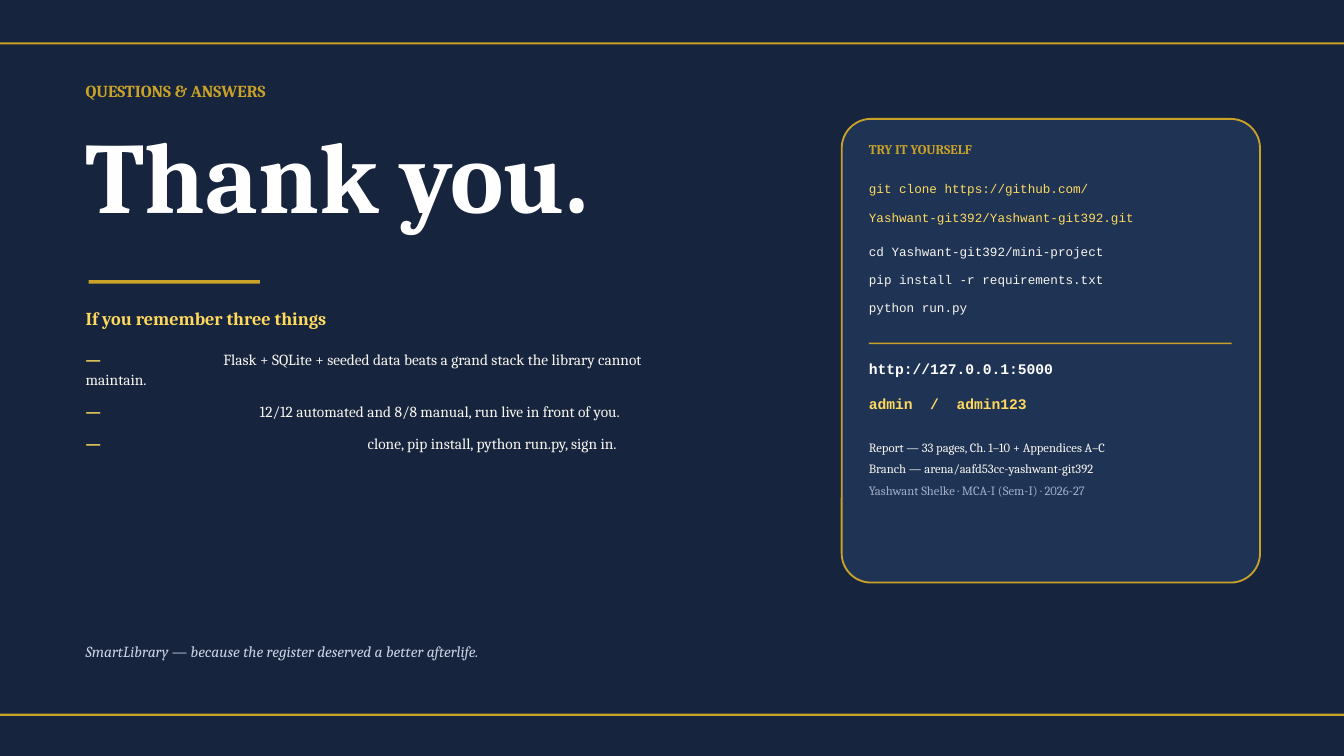
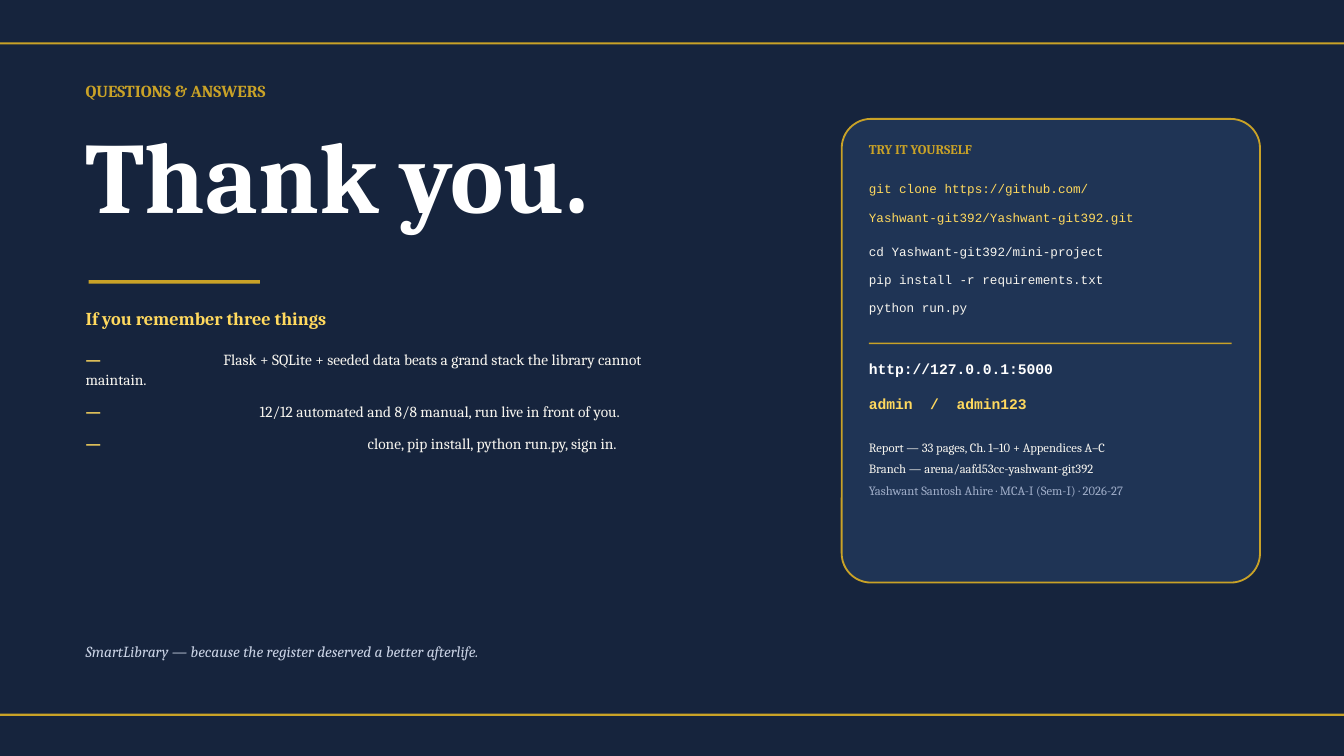
Before and after one commit to Yashwant-git392/Yashwant-git392, a slide deck: slide 16 of presentation/SmartLibrary_MCA-Mini-Project_Review.pptx. Drawn at 1344x756 pixels with LibreOffice and Linux fonts; fonts in the diff are those of the drawing. Boxes give left, top, right and bottom in pixels: in the first picture for what was removed or moved away, otherwise in the second. Text is boxed around its words. In the diff, an @@ line names an element or a change of style, - is before the commit and + after.

Commit message:
Correct creator identity + purge unverified review dates/officials
- Yashwant Shelke -> Yashwant Santosh Ahire (report, certificate, appendix B,
  deck, seed, placeholders); live demo DB updated in place (MCA2026001)
- Certificate & cover now cite only verified facts: Review 3 = 21-11-2026,
  Final Viva = 19-12-2026; removed invented Review 1/2/4 dates, the
  30-09-2026 schedule date, and unverifiable officials (Yogita Shirsath,
  Dayanand Surwade, roll-no ranges)
- Signature block now: Project Guide (Mrs. Priyanka M. Jagtap) named; HOD /
  Principal / Dy. Director / External Examiner left as blank lines
- Appendix B re-queried after DB update; PDF and deck rebuilt; 12/12 tests pass

```diff
--- a/presentation/SmartLibrary_MCA-Mini-Project_Review.pptx
+++ b/presentation/SmartLibrary_MCA-Mini-Project_Review.pptx
@@ text at (869, 486, 1123, 497): text changed @@
-Yashwant Shelke · MCA-I (Sem-I) · 2026-27
+Yashwant Santosh Ahire · MCA-I (Sem-I) · 2026-27
```
Also in this commit, not shown: 1 other slide changed, 6 other files.
